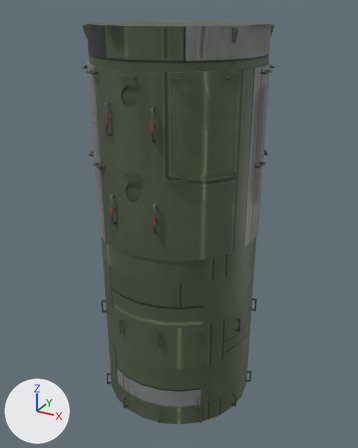
Two versions of the Blender file mye/crew_hab.blend, one commit apart.
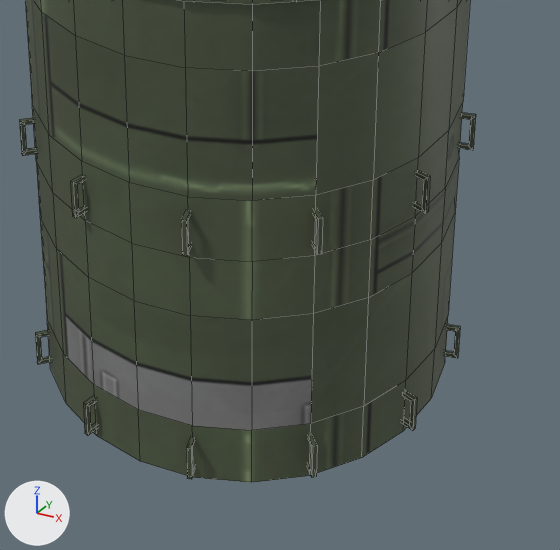
The first picture shows the older version from a 50 mm lens placed at (3.53, -6.42, 3.21), pointed at (-0.07, 0.14, -0.07). The close-ups show both versions on the part from 26% to 80% of the width and 58% to 100% of the height of that picture. The axes (+X, +Y, +Z) are drawn at lower left. The lights are the same throughout. The close-ups show mesh edges as thin lines.
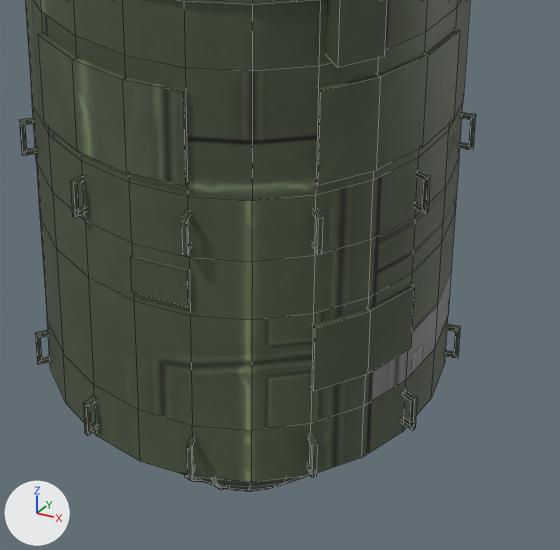
Where the newer file only moved an object's origin or applied its transform, the numbers keep the older frame.

What changed in the scene script:
```text
Change me_mesh:
    used by ob_mesh; location = (0.0, 0.0, 0.0); rotation_euler = (1.571, 0.0, 0.0), in degrees (90, 0, 0)
    remove me_mesh.from_pydata(...)  # 1816 vertices, 1642 faces; spans x -1.34..1.34, y -3.0..3.0, z -1.34..1.34
    add me_mesh.from_pydata(...)  # 2800 vertices, 2546 faces; spans x -1.34..1.34, y -3.88..3.0, z -1.34..1.34
    me_mesh part 1: 984 vertices added at x -1.27..1.27, y -3.88..0.25, z -1.28..1.27
    me_mesh part 2: 36 kept faces spanning x -1.25..1.25, y -2.63..-0.37, z -1.25..1.25 get new texture (UV) coordinates
```

Where the change shows, as pixel boxes [x1, y1, x2, y2] in the close-ups (560 x 550 px):
'mesh', reshaped: before [19, 0, 476, 482]; after [19, 0, 476, 492]
part 1 of me_mesh, added (green): after [38, 0, 460, 492]
part 2 of me_mesh, surface changed (grey to green): [58, 253, 451, 430] in both
